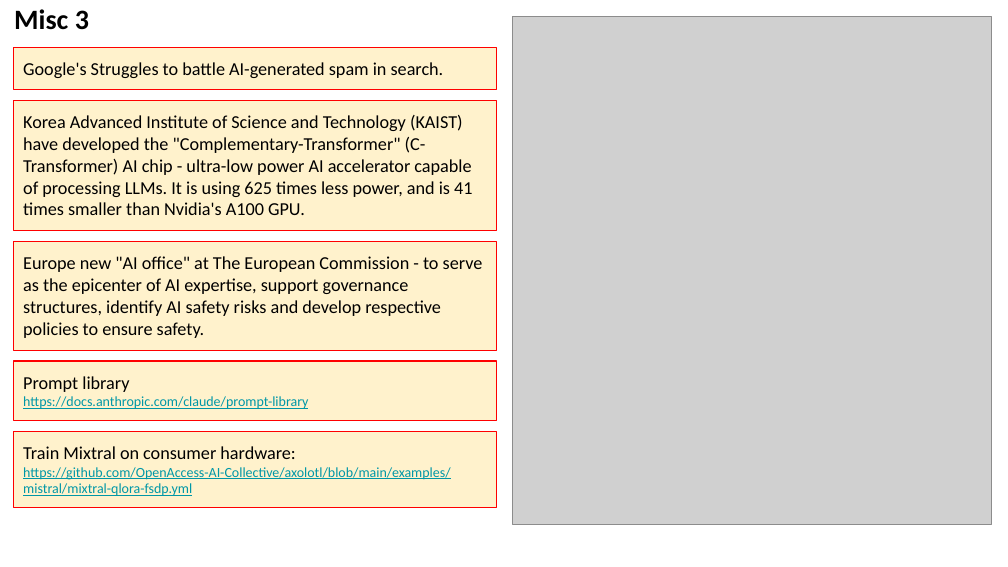
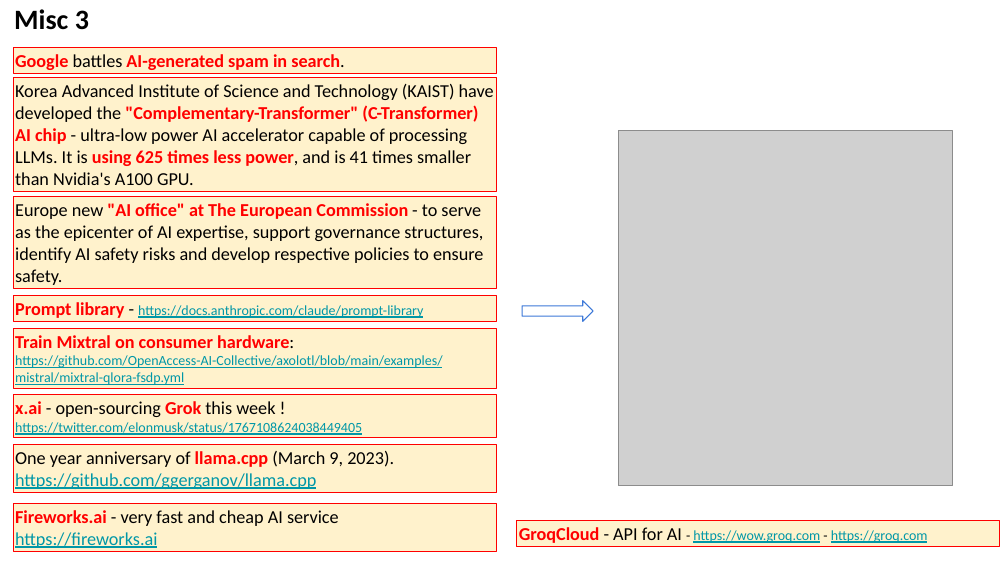
Before and after one commit to lselector/seminar, a slide deck: slide 6 of 2024/2024-03-15-AI-Updates.pptx (slide 5 before the commit). Drawn at 1008x567 pixels with LibreOffice and Linux fonts; fonts in the diff are those of the drawing; grey boxes stand for pictures. Boxes give left, top, right and bottom in pixels: in the first picture for what was removed or moved away, otherwise in the second. Text is boxed around its words. In the diff, an @@ line names an element or a change of style, - is before the commit and + after.

```diff
--- a/2024/2024-03-15-AI-Updates.pptx
+++ b/2024/2024-03-15-AI-Updates.pptx
@@ picture removed at (513,17,991,524) @@
@@ rectangle "Google battles AI-generated spam in ...": place and size @@
-rectangle "Google battles AI-generated spam in ..." at (13,47,496,90)
+rectangle "Google battles AI-generated spam in ..." at (13,47,496,74)
@@ text in rectangle at (15,54,344,70): text changed; text colour #000000 to #FF0000; bold on @@
-Google's Struggles to battle AI-generated spam in search.
+Google battles AI-generated spam in search.
@@ rectangle "Korea Advanced Institute of Science ...": place and size @@
-rectangle "Korea Advanced Institute of Science ..." at (13,100,496,231)
+rectangle "Korea Advanced Institute of Science ..." at (13,78,496,192)
@@ rectangle "Korea Advanced Institute of Science ..." at (13,78,496,192): text colour #000000 to #FF0000, bold on in ""Complementary-Transformer" (C-Transformer) AI chip using 62 ..." @@
@@ picture added at (618,131,953,486) @@
@@ rectangle "Europe new "AI office" at ...": place and size @@
-rectangle "Europe new "AI office" at ..." at (13,242,496,351)
+rectangle "Europe new "AI office" at ..." at (13,197,496,289)
@@ rectangle "Europe new "AI office" at ..." at (13,197,496,289): text colour #000000 to #FF0000, bold on in ""AI office" at The European Commission" @@
@@ rectangle "Prompt library - https://docs.anthropic.com/claude/prompt-li ...": place and size @@
-rectangle "Prompt library - https://docs.anthropic.com/claude/prompt-li ..." at (13,361,496,420)
+rectangle "Prompt library - https://docs.anthropic.com/claude/prompt-li ..." at (13,295,496,322)
@@ rectangle "Train Mixtral on consumer hardware:": place and size @@
-rectangle "Train Mixtral on consumer hardware:" at (13,431,496,508)
+rectangle "Train Mixtral on consumer hardware:" at (13,328,496,388)
@@ text in rectangle at (15,302,423,318): text changed @@
-Prompt library
-https://docs.anthropic.com/claude/prompt-library
+Prompt library - https://docs.anthropic.com/claude/prompt-library
@@ right arrow added at (522,300,594,322), outline #3C78D8 0.75 pt @@
@@ text in rectangle at (15,335,294,348): text colour #000000 to #FF0000, bold on in "Train Mixtral on consumer hardware:" @@
@@ rectangle added at (13,395,496,438), fill #FFF2CC, outline #FF0000 0.75 pt, 10 pt, text #0097A7, underline @@
+x.ai - open-sourcing Grok this week !
+https://twitter.com/elonmusk/status/1767108624038449405
@@ rectangle added at (13,445,496,493), fill #FFF2CC, outline #FF0000 0.75 pt, 13 pt, text #0097A7 @@
+One year anniversary of llama.cpp (March 9, 2023).
+https://github.com/ggerganov/llama.cpp
@@ rectangle added at (13,503,496,551), fill #FFF2CC, outline #FF0000 0.75 pt, 13 pt, text #000000 @@
+Fireworks.ai - very fast and cheap AI service
+https://fireworks.ai
@@ rectangle added at (517,520,1000,546), fill #FFF2CC, outline #FF0000 0.75 pt, 10 pt, text #0097A7, underline @@
+GroqCloud - API for AI - https://wow.groq.com - https://groq.com
```
Also in this commit, not shown: 8 other slides changed, 9 slides added, 1 slide removed.
